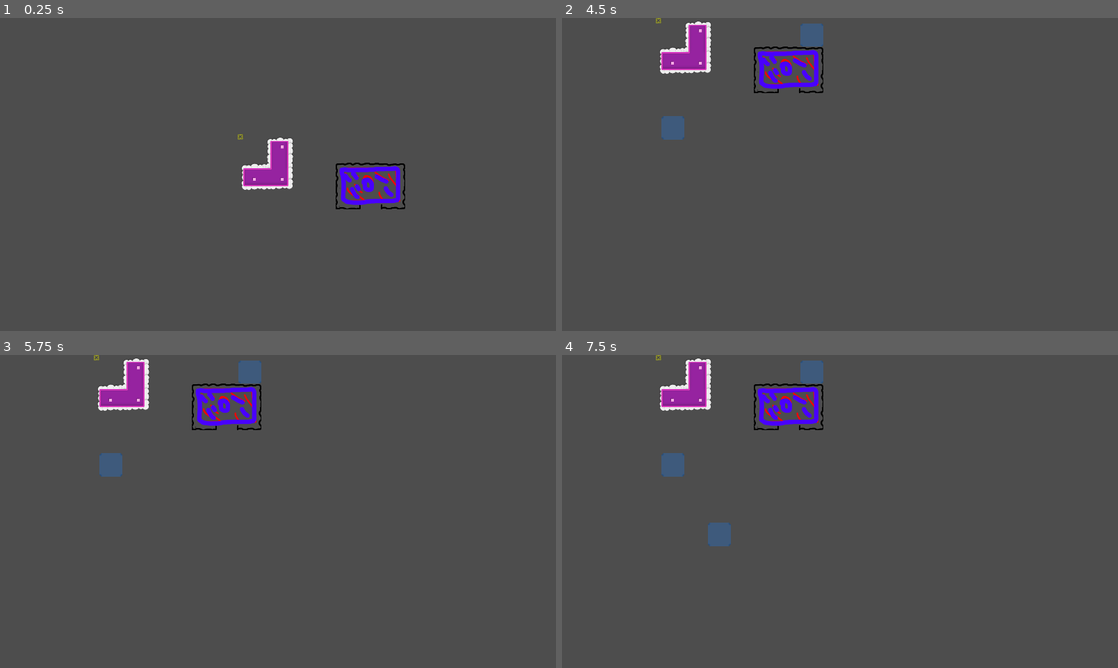
Above: before the commit, frames 1-4 (two rows, left to right).
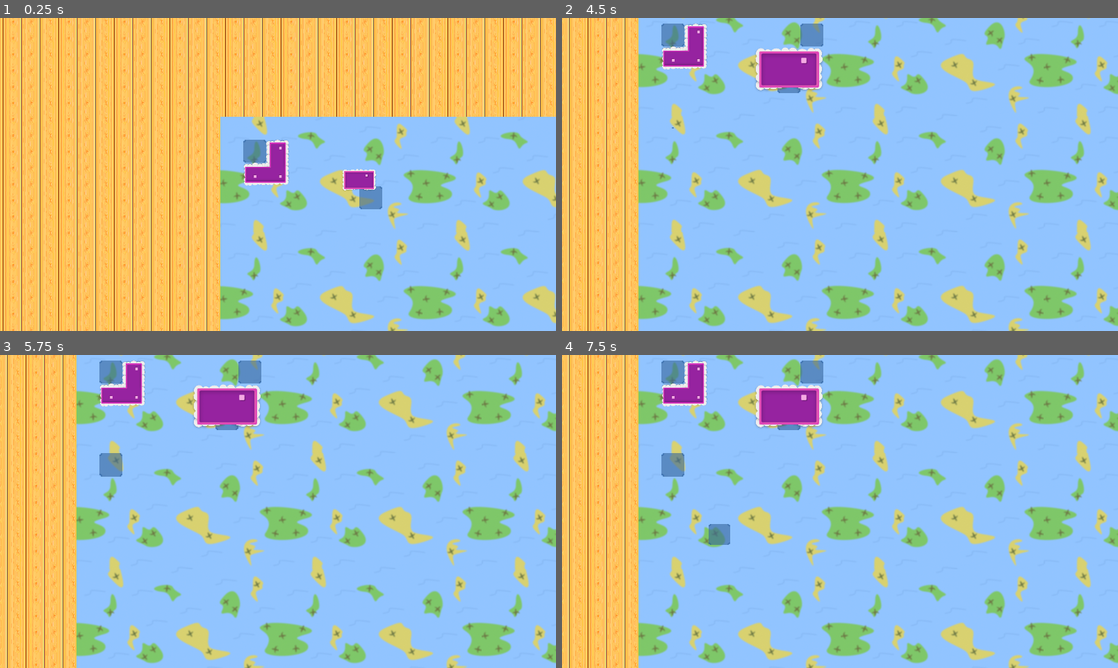
Above: after the commit, the same moments.

Repository: adotrdot/Endour-Gemastik2023
Game: Godot game, scene res://scenes/main.tscn
Same seed, same stepped clock (60 frames per second), same inputs: the game is played once before the commit and once after it.
Inputs (mouse positions are in pixels of both pictures, inside the frame that each line leads up to):
- Up to frame 1 (0.25 s): no input
- Up to frame 2 (4.5 s): move the mouse to (962, 158) at 0.52 s; press the mouse at (962, 158) at 0.53 s; tap Enter at 1.25, 2.75, 4.25 s; move the mouse to (956, 152) at 1.27 s; release the mouse at (956, 152) at 1.28 s; tap Middle mouse button (mb_mid) at 1.35 s; click (956, 152) at 1.42 s; tap Space at 2, 3.5 s; move the mouse to (895, 105) at 2.02 s; hold Right mouse button (mb_right) 2.03-2.78 s; click (895, 105) at 2.17 s; move the mouse to (812, 237) at 2.77 s; click (812, 237) at 2.85 s; move the mouse to (817, 243) at 3.52 s; hold Middle mouse button (mb_mid) 3.53-4.28 s; click (817, 243) at 3.67 s; move the mouse to (673, 127) at 4.27 s; right-click (673, 127) at 4.35 s; click (673, 127) at 4.42 s
- Up to frame 3 (5.75 s): tap Space at 5 s; move the mouse to (111, 464) at 5.02 s; press the mouse at (111, 464) at 5.03 s
- Up to frame 4 (7.5 s): move the mouse to (756, 433) at 5.77 s; release the mouse at (756, 433) at 5.78 s; tap Middle mouse button (mb_mid) at 5.85 s; click (756, 433) at 5.92 s; move the mouse to (767, 442) at 6.52 s; hold Right mouse button (mb_right) 6.53-7.28 s; click (767, 442) at 6.67 s; move the mouse to (728, 527) at 7.27 s; click (728, 527) at 7.35 s

The runs differ from the first frame. In frame 1, 100% of the frame differs, in the area x 0-100%, y 0-100%; in frame 2, 100%; in frame 3, 100%; in frame 4, 100%.

Commit message:
prototipe 0.7 (prototipe map)
+ Animasi muncul asrama, kampus, & jalan
+ Memindah spawn point siswa ke tiga titik asrama
+ Fix ukuran-ukuran sprite

Diff:
--- a/scenes/asrama.tscn
+++ b/scenes/asrama.tscn
@@ -4,10 +4,10 @@
 [ext_resource type="Texture2D" uid="uid://bd1pwekpm66cn" path="res://assets/asrama/asrama-blue.png" id="2_agoua"]
 
 [node name="Asrama" type="Node2D"]
-z_index = 1
+z_index = 2
 script = ExtResource("1_7v340")
 
 [node name="Sprite2D" type="Sprite2D" parent="."]
 texture = ExtResource("2_agoua")
 centered = false
-offset = Vector2(-60, -60)
+offset = Vector2(-40, -40)
--- a/scenes/jalan.tscn
+++ b/scenes/jalan.tscn
@@ -10,6 +10,7 @@
 script = ExtResource("1_c7v4q")
 
 [node name="Sprite2D" type="Sprite2D" parent="."]
+scale = Vector2(1e-05, 1e-05)
 texture = ExtResource("2_ol0j7")
 
 [node name="clickable" type="Area2D" parent="."]
--- a/scenes/kampus.tscn
+++ b/scenes/kampus.tscn
@@ -9,26 +9,43 @@
 script = ExtResource("1_nhyr1")
 
 [node name="Sprite2D" type="Sprite2D" parent="."]
+z_index = 2
+scale = Vector2(1e-05, 1e-05)
 texture = ExtResource("2_6xi7j")
 centered = false
 offset = Vector2(-40, -40)
 
 [node name="pin1" type="Sprite2D" parent="."]
+z_index = 3
+position = Vector2(0, 60)
+scale = Vector2(1, 1e-05)
 texture = ExtResource("3_hbtp6")
-offset = Vector2(20, 30)
+offset = Vector2(20, -30)
 
 [node name="pin2" type="Sprite2D" parent="."]
+z_index = 3
+position = Vector2(0, 60)
+scale = Vector2(1, 1e-05)
 texture = ExtResource("3_hbtp6")
-offset = Vector2(50, 30)
+offset = Vector2(50, -30)
 
 [node name="pin3" type="Sprite2D" parent="."]
+z_index = 3
+position = Vector2(0, 60)
+scale = Vector2(1, 1e-05)
 texture = ExtResource("3_hbtp6")
-offset = Vector2(80, 30)
+offset = Vector2(80, -30)
 
 [node name="pin4" type="Sprite2D" parent="."]
+z_index = 3
+position = Vector2(0, 60)
+scale = Vector2(1, 1e-05)
 texture = ExtResource("3_hbtp6")
-offset = Vector2(110, 30)
+offset = Vector2(110, -30)
 
 [node name="pin5" type="Sprite2D" parent="."]
+z_index = 3
+position = Vector2(0, 60)
+scale = Vector2(1, 1e-05)
 texture = ExtResource("3_hbtp6")
-offset = Vector2(140, 30)
+offset = Vector2(140, -30)
--- a/scenes/main.tscn
+++ b/scenes/main.tscn
@@ -1,11 +1,24 @@
-[gd_scene load_steps=5 format=3 uid="uid://xxvh43pwrsxo"]
+[gd_scene load_steps=7 format=3 uid="uid://xxvh43pwrsxo"]
 
+[ext_resource type="Texture2D" uid="uid://b2dv36wmrknf6" path="res://assets/map-full.png" id="1_4uv8o"]
 [ext_resource type="Script" path="res://scripts/Level.gd" id="1_k6mty"]
+[ext_resource type="Texture2D" uid="uid://bjbtfijoo8jvd" path="res://assets/map-bg.png" id="1_vdhjf"]
 [ext_resource type="PackedScene" uid="uid://tdib8wqxja64" path="res://scenes/tilemap.tscn" id="2_marce"]
 [ext_resource type="Script" path="res://scripts/tilemap.gd" id="3_uwblg"]
 [ext_resource type="Script" path="res://scripts/cam_container.gd" id="3_vqskw"]
 
 [node name="main" type="Node2D"]
+
+[node name="BG" type="Sprite2D" parent="."]
+z_index = -2
+position = Vector2(-1390, -795)
+texture = ExtResource("1_vdhjf")
+centered = false
+
+[node name="MAP" type="Sprite2D" parent="."]
+z_index = -1
+texture = ExtResource("1_4uv8o")
+centered = false
 
 [node name="Level" type="Node2D" parent="."]
 script = ExtResource("1_k6mty")
--- a/scenes/siswa.tscn
+++ b/scenes/siswa.tscn
@@ -1,6 +1,7 @@
-[gd_scene load_steps=11 format=3 uid="uid://btb8f2vdwdyxg"]
+[gd_scene load_steps=13 format=3 uid="uid://btb8f2vdwdyxg"]
 
 [ext_resource type="Script" path="res://scripts/character.gd" id="1_8y32o"]
+[ext_resource type="Texture2D" uid="uid://jsmj624aql4m" path="res://assets/siswa/siswa-blue.png" id="2_753xx"]
 
 [sub_resource type="CapsuleShape2D" id="CapsuleShape2D_f6l7n"]
 radius = 13.0
@@ -30,15 +31,15 @@
 
 [sub_resource type="Animation" id="Animation_35nw4"]
 resource_name = "berangkat"
-length = 0.5
-tracks/0/type = "value"
-tracks/0/imported = false
-tracks/0/enabled = true
-tracks/0/path = NodePath("Sprite2D:modulate")
-tracks/0/interp = 1
-tracks/0/loop_wrap = true
-tracks/0/keys = {
-"times": PackedFloat32Array(0, 0.3, 0.5),
+length = 0.8
+tracks/0/type = "value"
+tracks/0/imported = false
+tracks/0/enabled = true
+tracks/0/path = NodePath("Sprite2D:modulate")
+tracks/0/interp = 1
+tracks/0/loop_wrap = true
+tracks/0/keys = {
+"times": PackedFloat32Array(0, 0.5, 0.8),
 "transitions": PackedFloat32Array(1, 1, 1),
 "update": 0,
 "values": [Color(1, 1, 1, 0), Color(1, 1, 1, 0), Color(1, 1, 1, 1)]
@@ -278,23 +279,77 @@
 "values": [false]
 }
 
+[sub_resource type="Animation" id="Animation_eml23"]
+resource_name = "pulang"
+length = 0.5
+tracks/0/type = "value"
+tracks/0/imported = false
+tracks/0/enabled = true
+tracks/0/path = NodePath("Sprite2D:modulate")
+tracks/0/interp = 1
+tracks/0/loop_wrap = true
+tracks/0/keys = {
+"times": PackedFloat32Array(0, 0.3, 0.5),
+"transitions": PackedFloat32Array(1, 1, 1),
+"update": 0,
+"values": [Color(1, 1, 1, 0), Color(1, 1, 1, 0), Color(1, 1, 1, 1)]
+}
+tracks/1/type = "value"
+tracks/1/imported = false
+tracks/1/enabled = true
+tracks/1/path = NodePath("collision_preventor:monitorable")
+tracks/1/interp = 1
+tracks/1/loop_wrap = true
+tracks/1/keys = {
+"times": PackedFloat32Array(0),
+"transitions": PackedFloat32Array(1),
+"update": 1,
+"values": [true]
+}
+tracks/2/type = "value"
+tracks/2/imported = false
+tracks/2/enabled = true
+tracks/2/path = NodePath("collision_detector:monitoring")
+tracks/2/interp = 1
+tracks/2/loop_wrap = true
+tracks/2/keys = {
+"times": PackedFloat32Array(0.5),
+"transitions": PackedFloat32Array(1),
+"update": 1,
+"values": [true]
+}
+tracks/3/type = "value"
+tracks/3/imported = false
+tracks/3/enabled = true
+tracks/3/path = NodePath("collision_detector:monitorable")
+tracks/3/interp = 1
+tracks/3/loop_wrap = true
+tracks/3/keys = {
+"times": PackedFloat32Array(0.5),
+"transitions": PackedFloat32Array(1),
+"update": 1,
+"values": [true]
+}
+
 [sub_resource type="AnimationLibrary" id="AnimationLibrary_ibrbo"]
 _data = {
 "RESET": SubResource("Animation_sxh1r"),
 "berangkat": SubResource("Animation_35nw4"),
 "destroy": SubResource("Animation_yhfk4"),
+"pulang": SubResource("Animation_eml23"),
 "sampai_asrama": SubResource("Animation_hgq4r"),
 "sampai_kampus": SubResource("Animation_enskb")
 }
 
 [node name="Siswa" type="Marker2D"]
-z_index = 2
+z_index = 1
 script = ExtResource("1_8y32o")
 
 [node name="Sprite2D" type="Sprite2D" parent="."]
 modulate = Color(1, 1, 1, 0)
 position = Vector2(0, -20)
 rotation = -1.5708
+texture = ExtResource("2_753xx")
 
 [node name="front_detector" type="Area2D" parent="."]
 position = Vector2(33, -20)
@@ -311,7 +366,6 @@
 rotation = -1.57079
 collision_mask = 0
 input_pickable = false
-monitorable = false
 
 [node name="CollisionShape2D" type="CollisionShape2D" parent="collision_preventor"]
 position = Vector2(-9.53674e-06, -4)
@@ -322,8 +376,6 @@
 collision_layer = 2
 collision_mask = 2
 input_pickable = false
-monitoring = false
-monitorable = false
 
 [node name="CollisionShape2D" type="CollisionShape2D" parent="collision_detector"]
 shape = SubResource("CircleShape2D_nr6d7")
--- a/scenes/student_request.tscn
+++ b/scenes/student_request.tscn
@@ -1,4 +1,4 @@
 [gd_scene format=3 uid="uid://cugurm6024ka4"]
 
 [node name="StudentRequest" type="Node2D"]
-z_index = 2
+z_index = 3
--- a/scripts/Asrama.gd
+++ b/scripts/Asrama.gd
@@ -5,10 +5,16 @@
 var red_variant = preload("res://assets/asrama/asrama-red.png")
 @onready var sprite = $Sprite2D
 
-func init(pos : Vector2):
+var spawn_point = PackedVector2Array()
+
+func init(pos : Array):
 	siswa_count = 3
-	posisi_gerbang = pos
-	set_blue()
+	posisi_gerbang = pos.pop_front()
+	posisi_gerbang_global = pos.pop_front()
+	for point in pos:
+		spawn_point.append(point)
+	var tween = get_tree().create_tween()
+	tween.tween_property(sprite, "scale", Vector2(1,1), 0.5).set_trans(Tween.TRANS_BOUNCE)
 
 func set_blue():
 	sprite.set_texture(blue_variant)
--- a/scripts/Kampus.gd
+++ b/scripts/Kampus.gd
@@ -33,8 +33,7 @@
 var color = BLUE
 
 func _ready():
-	for pin in pins:
-		pin.visible = false
+	pass
 
 func _process(delta):
 	pass
@@ -52,6 +51,8 @@
 	add_child(siswa_timer)
 	siswa_timer.timeout.connect(request_siswa)
 	siswa_timer.start(1.5)
+	var tween = get_tree().create_tween()
+	tween.tween_property(sprite, "scale", Vector2(1,1), 0.5).set_trans(Tween.TRANS_BOUNCE)
 
 
 func set_blue():
@@ -96,7 +97,8 @@
 	var new_request = req_res.instantiate()
 	add_child(new_request)
 	list_requests.append(new_request)
-	pins[list_requests.size()-1].visible = true
+	var tween = get_tree().create_tween()
+	tween.tween_property(pins[list_requests.size()-1], "scale", Vector2(1,1), 0.5).set_trans(Tween.TRANS_BOUNCE)
 
 
 func _on_request_timeout():
@@ -105,7 +107,8 @@
 
 func pop_request():
 	siswa_count -= 1
-	pins[list_requests.size()-1].visible = false
+	var tween = get_tree().create_tween()
+	tween.tween_property(pins[list_requests.size()-1], "scale", Vector2(1,0), 0.5).set_trans(Tween.TRANS_BOUNCE)
 	var request = list_requests.pop_front()
 	if request != null:
 		request.queue_free()
--- a/scripts/Level.gd
+++ b/scripts/Level.gd
@@ -50,6 +50,11 @@
 	add_child(new_asrama)
 	new_asrama.init(tilemap.place_asrama(new_asrama, rng.randi_range(0, 3)))
 	new_asrama.set_blue()
+	var new_jalan = jalan_res.instantiate()
+	add_child(new_jalan)
+	new_jalan.deleteable = false
+	tilemap.road_coord = new_asrama.posisi_gerbang
+	tilemap.place_road(new_jalan)
 	Lists.asrama_blue.append(new_asrama)
 
 	tilemap.is_kampus_buildable(Vector2(400,200))
@@ -58,6 +63,11 @@
 	new_kampus.global_position = tilemap.map_to_local(tilemap.local_to_map(Vector2(400,200)))
 	new_kampus.init(tilemap.place_kampus(), Lists.asrama_blue.duplicate())
 	new_kampus.set_blue()
+	new_jalan = jalan_res.instantiate()
+	add_child(new_jalan)
+	new_jalan.deleteable = false
+	tilemap.road_coord = new_kampus.posisi_gerbang
+	tilemap.place_road(new_jalan)
 	new_kampus.send_request_siswa.connect(_on_request_siswa)
 	new_kampus.gameover.connect(shake)
 	Lists.kampus_blue.append(new_kampus)
@@ -113,6 +123,11 @@
 					if not Lists.kampus_red.is_empty():
 						for kampus in Lists.kampus_red:
 							kampus.add_asrama(new_asrama)
+			var new_jalan = jalan_res.instantiate()
+			add_child(new_jalan)
+			new_jalan.deleteable = false
+			tilemap.road_coord = new_asrama.posisi_gerbang
+			tilemap.place_road(new_jalan)
 			asrama_to_be_placed -= 1
 
 
@@ -153,6 +168,11 @@
 					new_kampus.init(tilemap.place_kampus(), Lists.asrama_red.duplicate())
 					new_kampus.set_red()
 					Lists.kampus_red.append(new_kampus)
+			var new_jalan = jalan_res.instantiate()
+			add_child(new_jalan)
+			new_jalan.deleteable = false
+			tilemap.road_coord = new_kampus.posisi_gerbang
+			tilemap.place_road(new_jalan)
 			new_kampus.send_request_siswa.connect(_on_request_siswa)
 			new_kampus.gameover.connect(shake)
 			kampus_to_be_placed -= 1
@@ -162,7 +182,7 @@
 func _on_request_siswa(asrama_asal, kampus_tujuan, warna, path):
 	var new_siswa = siswa_res.instantiate()
 	Lists.siswa.append(new_siswa)
-	new_siswa.position = tilemap.map_to_local(asrama_asal.posisi_gerbang)
+	new_siswa.position = tilemap.map_to_local(asrama_asal.spawn_point[asrama_asal.siswa_count])
 	add_child(new_siswa)
 	match warna:
 		BLUE:
--- a/scripts/bangunan.gd
+++ b/scripts/bangunan.gd
@@ -3,3 +3,4 @@
 
 var siswa_count = 0
 var posisi_gerbang = Vector2()
+var posisi_gerbang_global = Vector2()
--- a/scripts/character.gd
+++ b/scripts/character.gd
@@ -33,6 +33,7 @@
 var green_variant = preload("res://assets/siswa/siswa-green.png")
 var red_variant = preload("res://assets/siswa/siswa-red.png")
 
+var first_spawn = true
 var first_point = false
 
 # Called when the node enters the scene tree for the first time.
@@ -44,9 +45,15 @@
 func _process(delta):
 	if state  == State.IDLE:
 		return
+	if state == State.BERANGKAT and first_spawn:
+		next_point = asrama_asal.posisi_gerbang_global
 	var arrived_to_next_point = move_to(next_point)
 	if arrived_to_next_point:
-		if first_point:
+		if first_spawn:
+			next_point = path[0]
+			first_point = true
+			first_spawn = false
+		elif first_point:
 			if path.size() == 1:
 				if state == State.BERANGKAT:
 					# berhasil berangkat sampai kampus
@@ -101,8 +108,6 @@
 
 func berangkat():
 	path = path_berangkat
-	next_point = path[0]
-	first_point = true
 	state = State.BERANGKAT
 	anim.play("berangkat")
 
@@ -111,7 +116,7 @@
 	path = path_pulang
 	first_point = true
 	state = State.PULANG
-	anim.play("berangkat")
+	anim.play("pulang")
 
 
 func send_signal_kampus():
--- a/scripts/jalan.gd
+++ b/scripts/jalan.gd
@@ -12,6 +12,8 @@
 
 func _ready():
 	sprite.set_texture(BaseJalan.res_junction_midmid)
+	var tween = get_tree().create_tween()
+	tween.tween_property(sprite, "scale", Vector2(1,1), 0.2).set_trans(Tween.TRANS_BOUNCE)
 
 
 func _process(delta):
--- a/scripts/tilemap.gd
+++ b/scripts/tilemap.gd
@@ -48,7 +48,8 @@
 		FACING.RIGHT:
 			asrama.sprite.flip_v = true
 	set_cells_terrain_connect(0, [gerbangpos], 0, 0)
-	return gerbangpos # return koordinat gerbang
+	asrama_coords.erase(gerbangpos)
+	return [gerbangpos, map_to_local(gerbangpos)] + asrama_coords # return koordinat gerbang, koordinat global + semua koordinat tile asrama
 
 
 # method untuk memeriksa apakah ada jalan/bangunan yang akan
Binary file changed: assets/asrama/asrama-blue.png
Binary file changed: assets/asrama/asrama-green.png
Binary file changed: assets/asrama/asrama-red.png
Binary file changed: assets/kampus/kampus-blue.png
Binary file changed: assets/kampus/kampus-green.png
Binary file changed: assets/kampus/kampus-red.png
Binary file added: assets/map-bg.png
Not shown, added: assets/map-bg.png.import
Binary file added: assets/map-full.png
Not shown, added: assets/map-full.png.import
Binary file changed: assets/pin/pin-blue.png
Binary file changed: assets/pin/pin-green.png
(and 1 more such lines)
